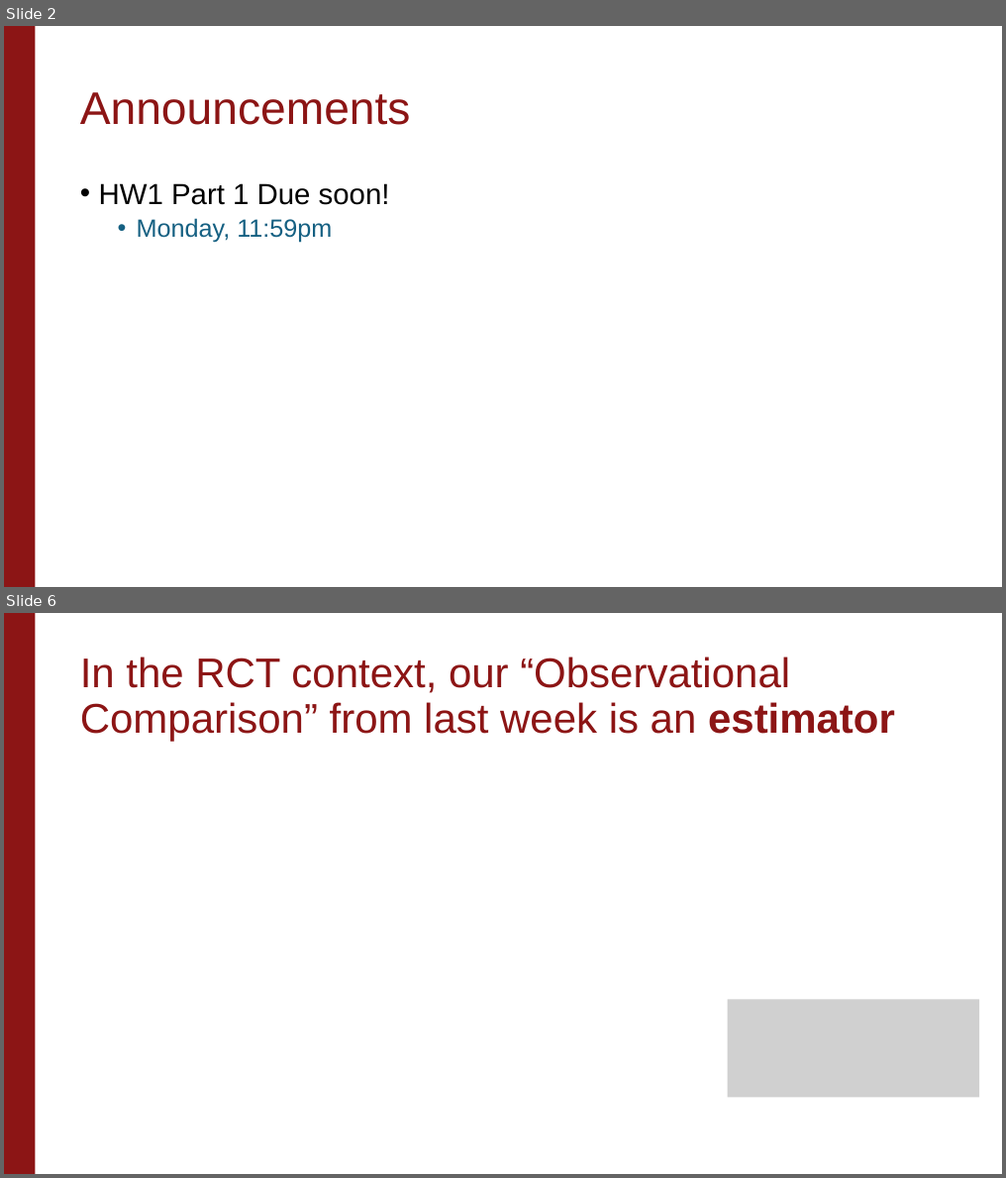
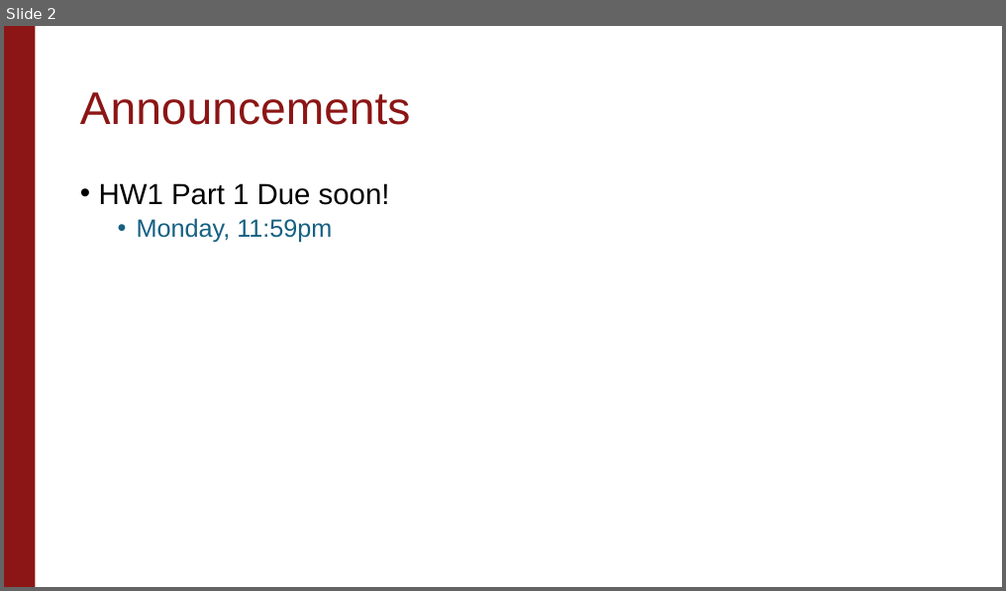
Before and after one commit to stanford-causal-inference-class/stanford-causal-inference-class.github.io, a slide deck: materials/lecture-slides/Unit1_Lecture2.pptx. Shown one above the other, each under a label of ours: slides 2 and 6 before the commit, slide 2 after it; the slides between them are not shown. The pictures are 1006x1178 and 1006x591 pixels, drawn with LibreOffice and Linux fonts; fonts in the diff are those of the drawing; grey boxes stand for pictures; background and template pictures are left out. Boxes give left, top, right and bottom in pixels: in the first picture for what was removed or moved away, otherwise in the second. Text is boxed around its words. In the diff, an @@ line names an element or a change of style, - is before the commit and + after.

```diff
--- a/materials/lecture-slides/Unit1_Lecture2.pptx
+++ b/materials/lecture-slides/Unit1_Lecture2.pptx
@@ slide 6 removed at [4,613,1002,1174], background #FFFFFF; not listed: 1 template element that a slide beside it also shows @@
@@ title removed at [80,657,895,741] @@
-In the RCT context, our “Observational Comparison” from last week is an estimator
@@ picture removed at [727,999,979,1097] @@
```
Also in this commit, not shown: 1 slide changed, 21 other slides removed.
